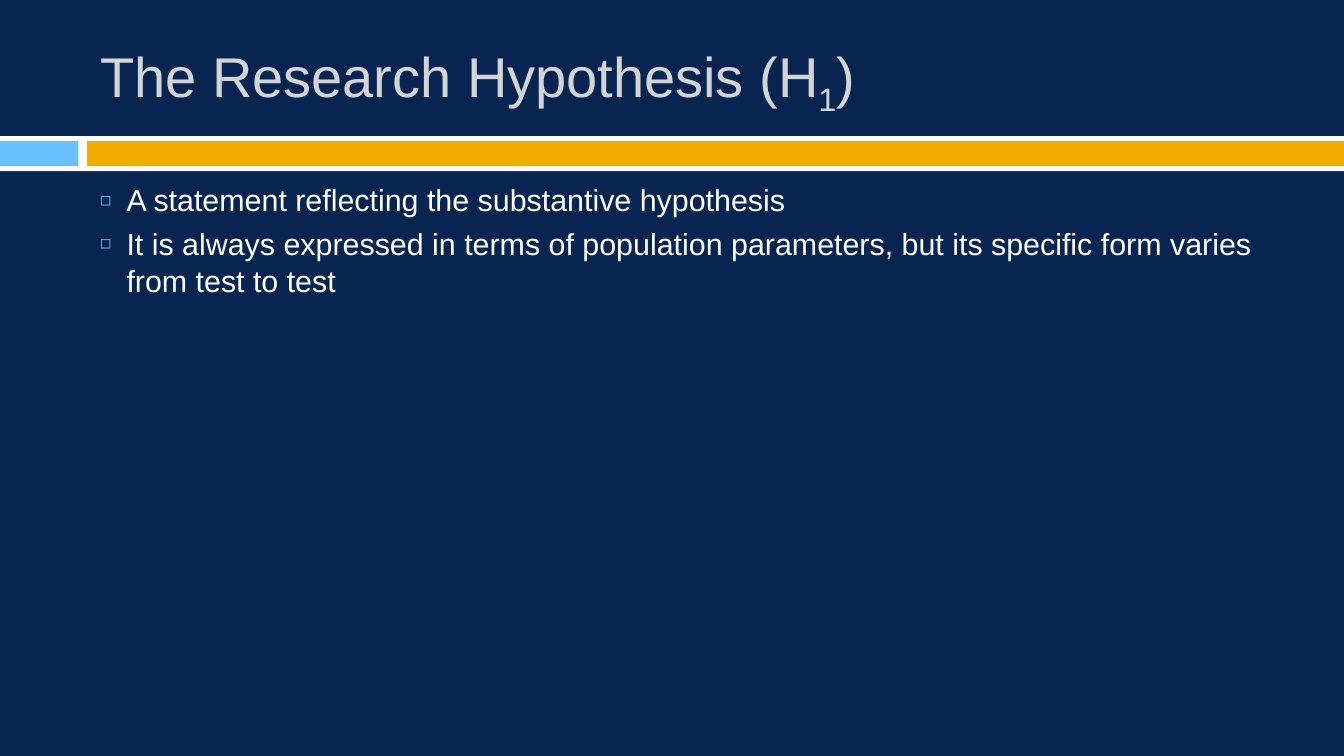
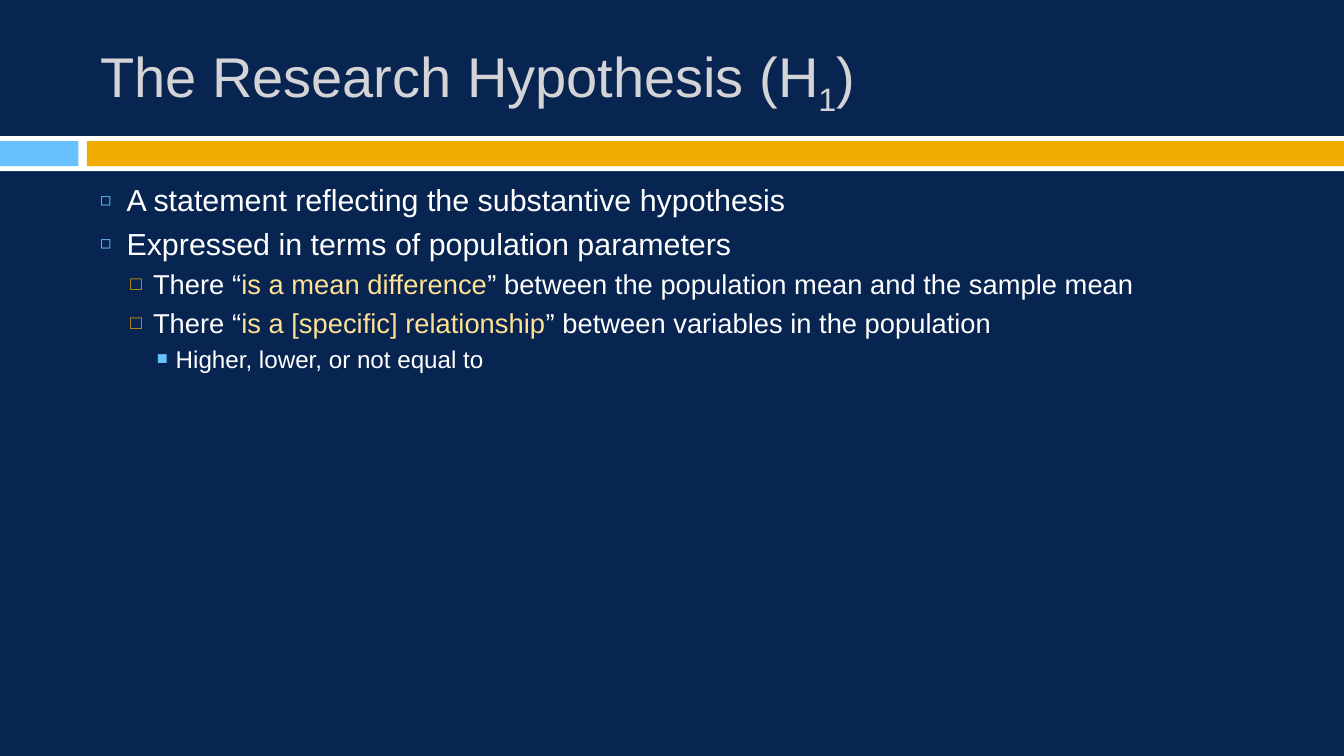
Before and after one commit to burrelvannjr/gradstats_csuf, a slide deck: slide 5 of ppts/5_hypothesis_testing.pptx (slide 7 before the commit). Drawn at 1344x756 pixels with LibreOffice and Linux fonts; fonts in the diff are those of the drawing. Boxes give left, top, right and bottom in pixels: in the first picture for what was removed or moved away, otherwise in the second. Text is boxed around its words. In the diff, an @@ line names an element or a change of style, - is before the commit and + after.

```diff
--- a/ppts/5_hypothesis_testing.pptx
+++ b/ppts/5_hypothesis_testing.pptx
@@ text at bbox=[127, 233, 1133, 373]: text changed; size 21.8 to 19.5 pt @@
-◻ It is always expressed in terms of population parameters, but its specific form varies from test to test
+◻ Expressed in terms of population parameters
+  □ There “is a mean difference” between the population mean and the sample mean
+  □ There “is a [specific] relationship” between variables in the population
+    ■ Higher, lower, or not equal to
```
Also in this commit, not shown: 4 other slides changed, 2 slides removed, 12 other files.
